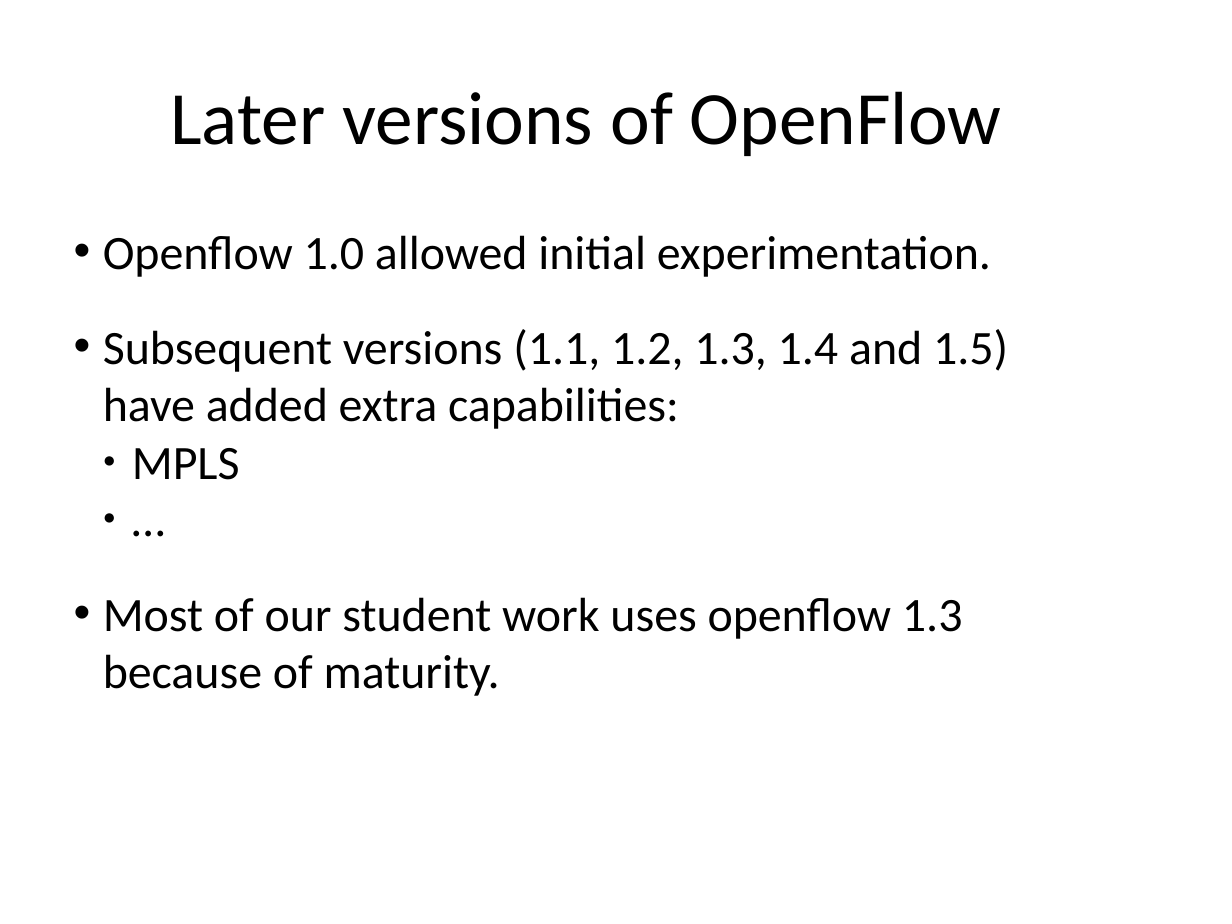
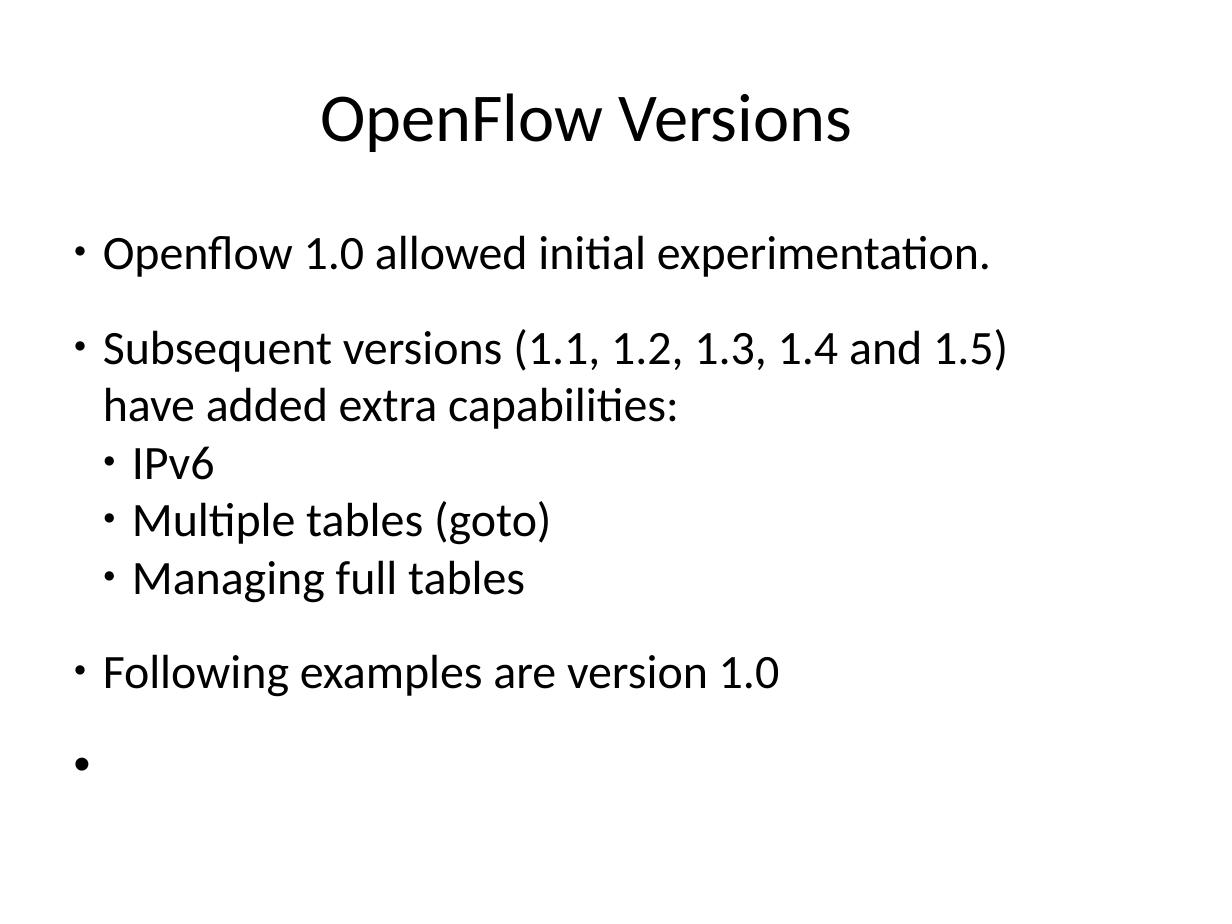
Before and after one commit to gwacter-zz/sdn-workshop, a slide deck: slide 15 of presentations/SDN-Introduction.pptx (slide 17 before the commit). Drawn at 1232x924 pixels with LibreOffice and Linux fonts; fonts in the diff are those of the drawing; background and template pictures are left out. Boxes give left, top, right and bottom in pixels: in the first picture for what was removed or moved away, otherwise in the second. Text is boxed around its words. In the diff, an @@ line names an element or a change of style, - is before the commit and + after.

```diff
--- a/presentations/SDN-Introduction.pptx
+++ b/presentations/SDN-Introduction.pptx
@@ text at <box>320,93,852,152</box>: text changed; size 44 to 40 pt @@
-Later versions of OpenFlow
+OpenFlow Versions
@@ text at <box>103,446,780,697</box>: text changed @@
-  ● MPLS
-  ● …
-• Most of our student work uses openflow 1.3 because of maturity.
+  ● IPv6
+  ● Multiple tables (goto)
+  ● Managing full tables
+● Following examples are version 1.0
```
Also in this commit, not shown: 10 other slides changed, 22 slides added, 15 slides removed.
